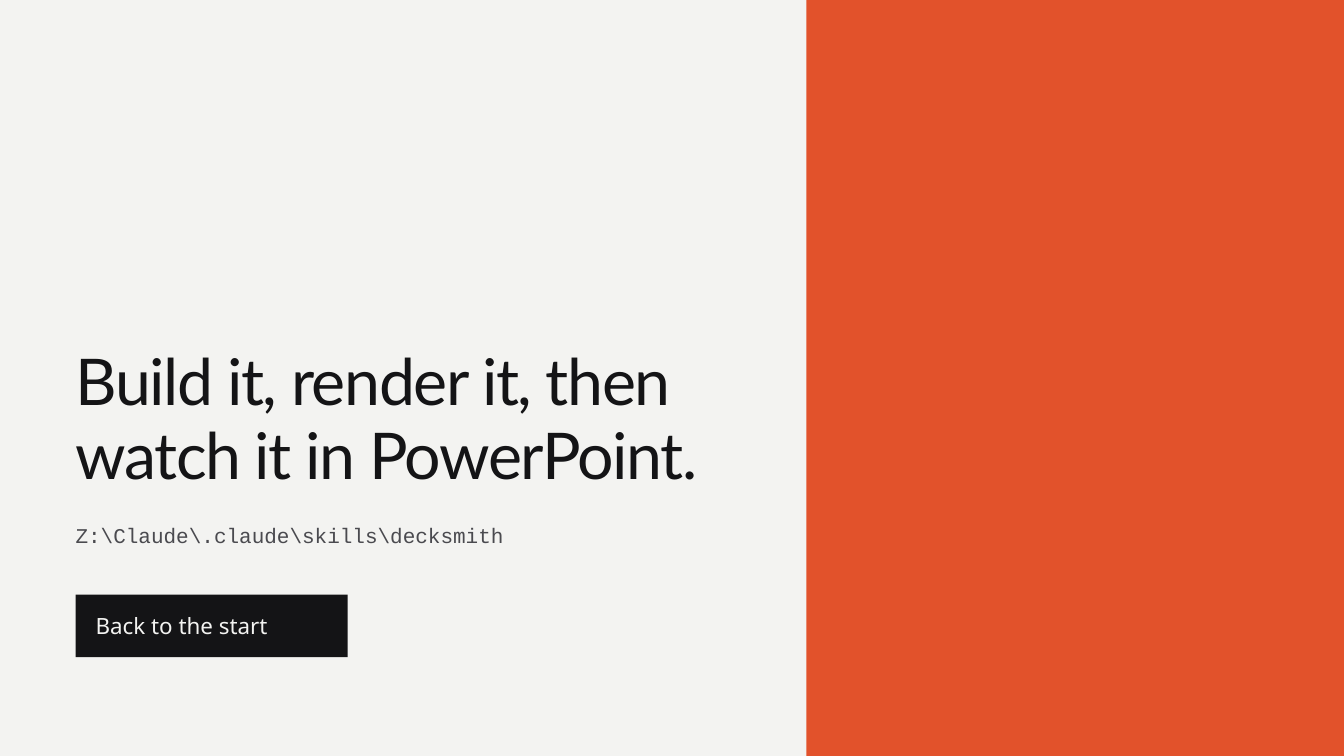
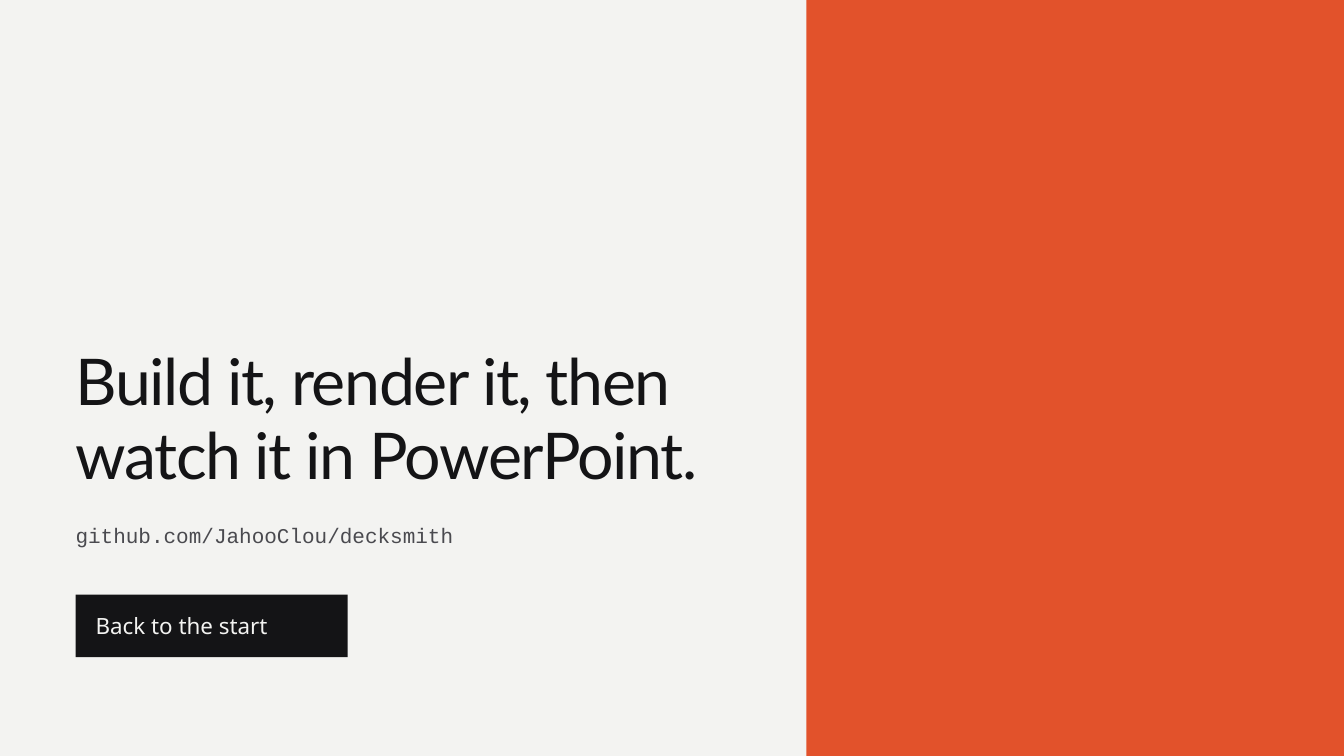
Before and after one commit to JahooClou/decksmith, a slide deck: slide 7 of examples/demo/decksmith-demo.pptx. Drawn at 1344x756 pixels with LibreOffice and Linux fonts; fonts in the diff are those of the drawing. Boxes give left, top, right and bottom in pixels: in the first picture for what was removed or moved away, otherwise in the second. Text is boxed around its words. In the diff, an @@ line names an element or a change of style, - is before the commit and + after.

```diff
--- a/examples/demo/decksmith-demo.pptx
+++ b/examples/demo/decksmith-demo.pptx
@@ text at box(76, 528, 454, 548): text changed @@
-Z:\Claude\.claude\skills\decksmith
+github.com/JahooClou/decksmith
```
Also in this commit, not shown: 6 other files.
